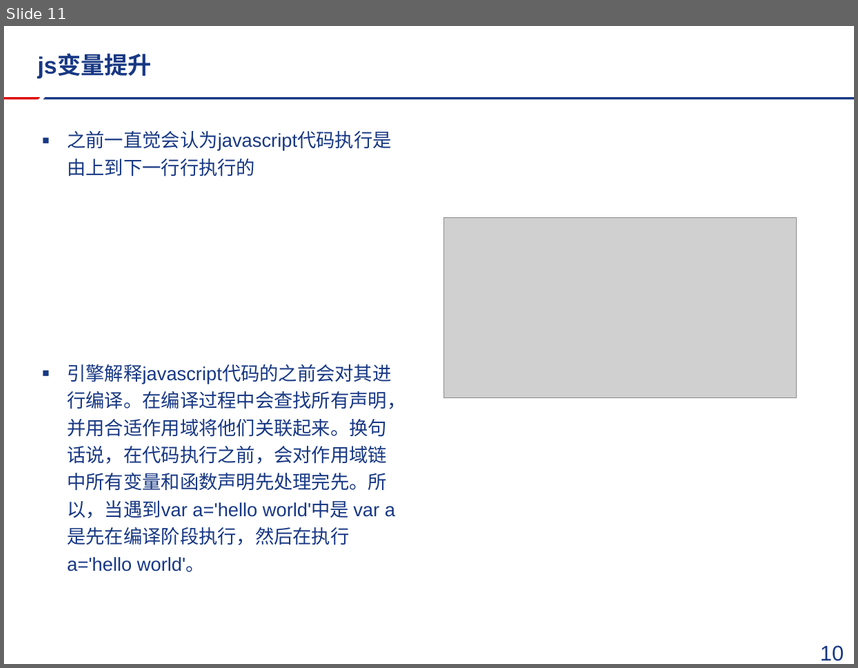
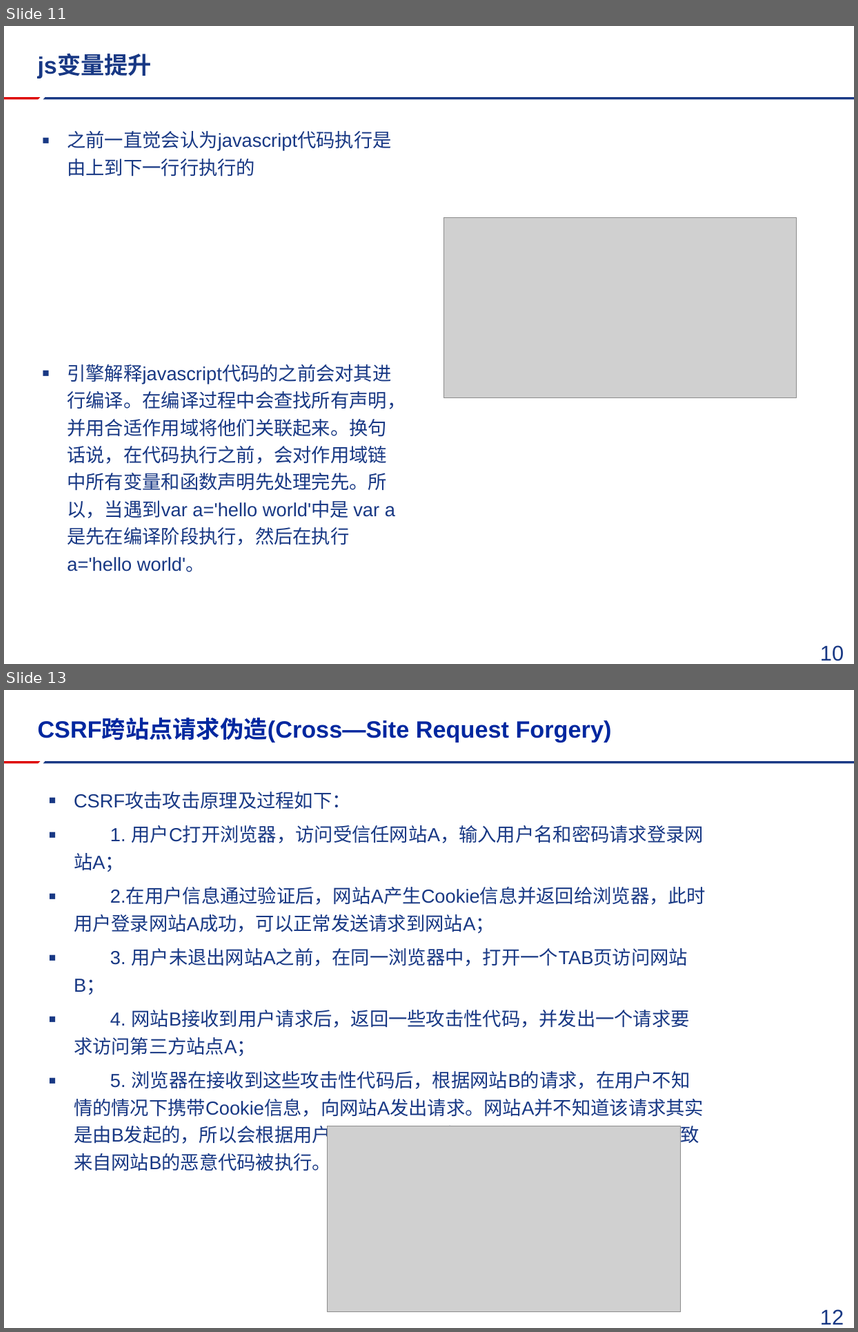
Before and after one commit to FireSmallPanda/swdt, a slide deck: javascript技术分享/mui以及推送分享.pptx. Shown one above the other, each under a label of ours: slide 11 before the commit, slides 11 and 13 after it; the slides between them are not shown. The pictures are 858x668 and 858x1332 pixels, drawn with LibreOffice and Linux fonts; fonts in the diff are those of the drawing; grey boxes stand for pictures; background and template pictures are left out. Boxes give left, top, right and bottom in pixels: in the first picture for what was removed or moved away, otherwise in the second. Text is boxed around its words. In the diff, an @@ line names an element or a change of style, - is before the commit and + after.

Commit message:
feat:新增代码

```diff
--- a/javascript技术分享/mui以及推送分享.pptx
+++ b/javascript技术分享/mui以及推送分享.pptx
@@ slide 13 added at (x1=4, y1=690, x2=854, y2=1328), background #FFFFFF; not listed: 2 template elements that a slide beside it also shows @@
@@ title added at (x1=38, y1=719, x2=612, y2=742), 20 pt, text #00279F, bold @@
+CSRF跨站点请求伪造(Cross—Site Request Forgery)
@@ text added at (x1=74, y1=792, x2=706, y2=1174), 16 pt, text #183884 @@
+▪ CSRF攻击攻击原理及过程如下：
+▪ 1. 用户C打开浏览器，访问受信任网站A，输入用户名和密码请求登录网站A；
+▪ 2.在用户信息通过验证后，网站A产生Cookie信息并返回给浏览器，此时用户登录网站A成功，可以正常发送请求到网站A；
+▪ 3. 用户未退出网站A之前，在同一浏览器中，打开一个TAB页访问网站B；
+▪ 4. 网站B接收到用户请求后，返回一些攻击性代码，并发出一个请求要求访问第三方站点A；
+▪ 5. 浏览器在接收到这些攻击性代码后，根据网站B的请求，在用户不知情的情况下携带Cookie信息，向网站A发出请求。网站A并不知道该请求其实是由B发起的，所以会根据用户C的Cookie信息以C的权限处理该请求，导致来自网站B的恶意代码被执行。
@@ picture added at (x1=328, y1=1126, x2=681, y2=1312) @@
@@ page number added at (x1=820, y1=1309, x2=844, y2=1324), 18 pt, text #183884 @@
+12
```
Also in this commit, not shown: 1 slide changed, 10 other slides added, 1 slide removed, 2 other files.
